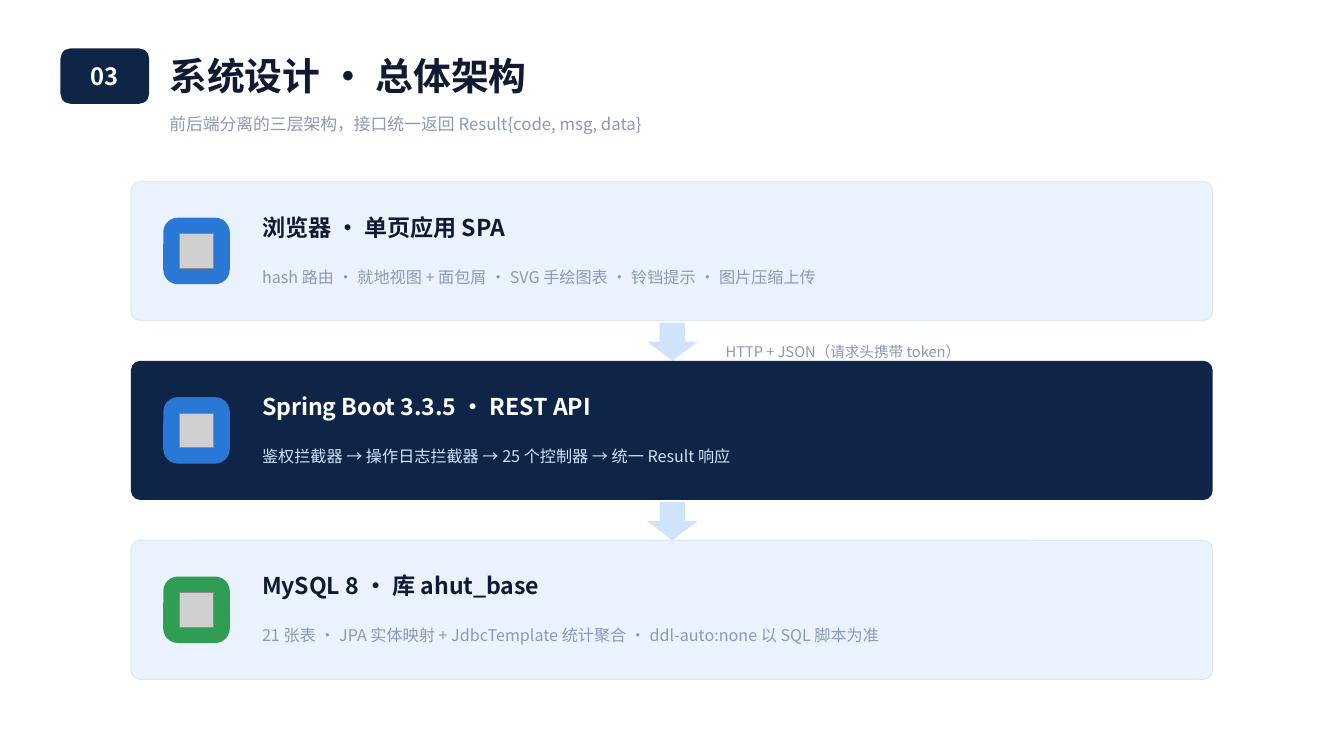
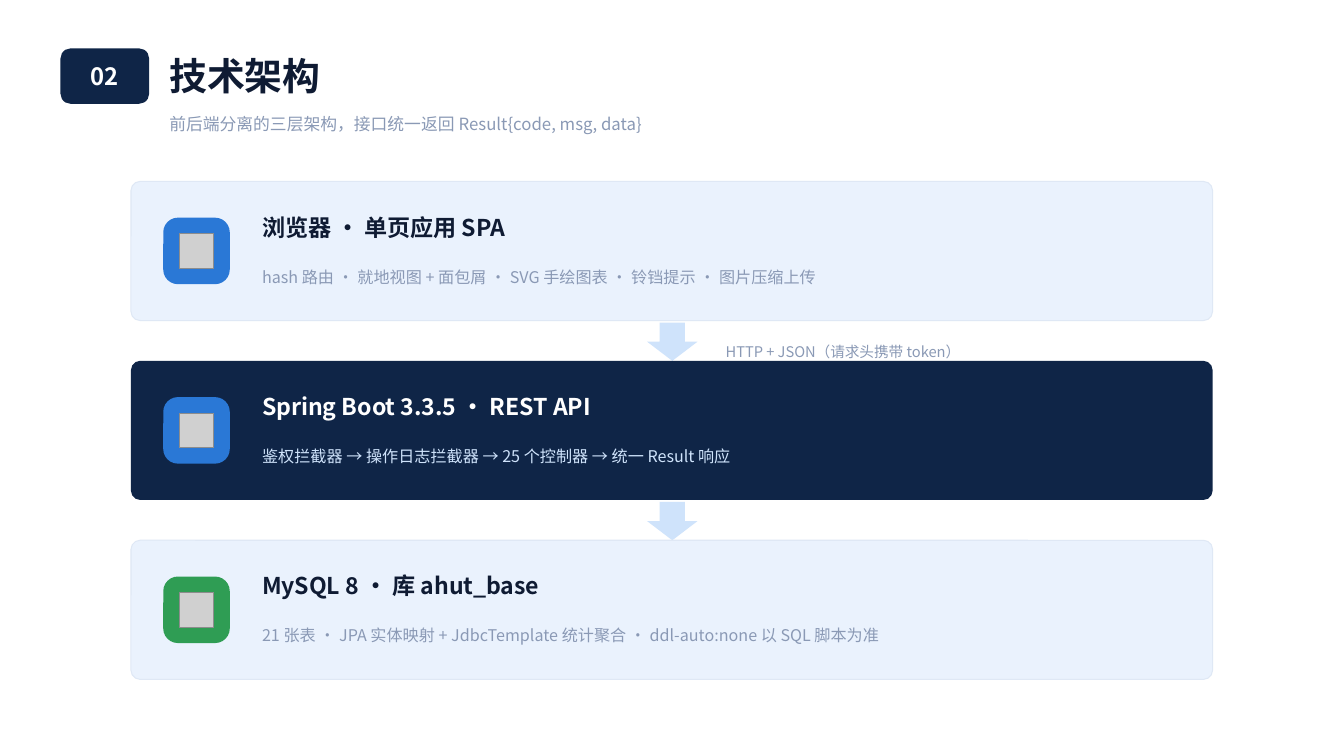
Before and after one commit to bal483836-ctrl/Warehouse_MS, a slide deck: slide 5 of 小明智库-答辩汇报.pptx. Drawn at 1344x756 pixels with LibreOffice and Linux fonts; fonts in the diff are those of the drawing; grey boxes stand for pictures. Boxes give left, top, right and bottom in pixels: in the first picture for what was removed or moved away, otherwise in the second. Text is boxed around its words. In the diff, an @@ line names an element or a change of style, - is before the commit and + after.

```diff
--- a/小明智库-答辩汇报.pptx
+++ b/小明智库-答辩汇报.pptx
@@ text at [169,58,320,94]: text changed @@
-系统设计 · 总体架构
+技术架构
@@ text at [91,67,119,86]: text changed @@
-03
+02
```
Also in this commit, not shown: 13 other slides changed, 3 slides added, 3 slides removed.
